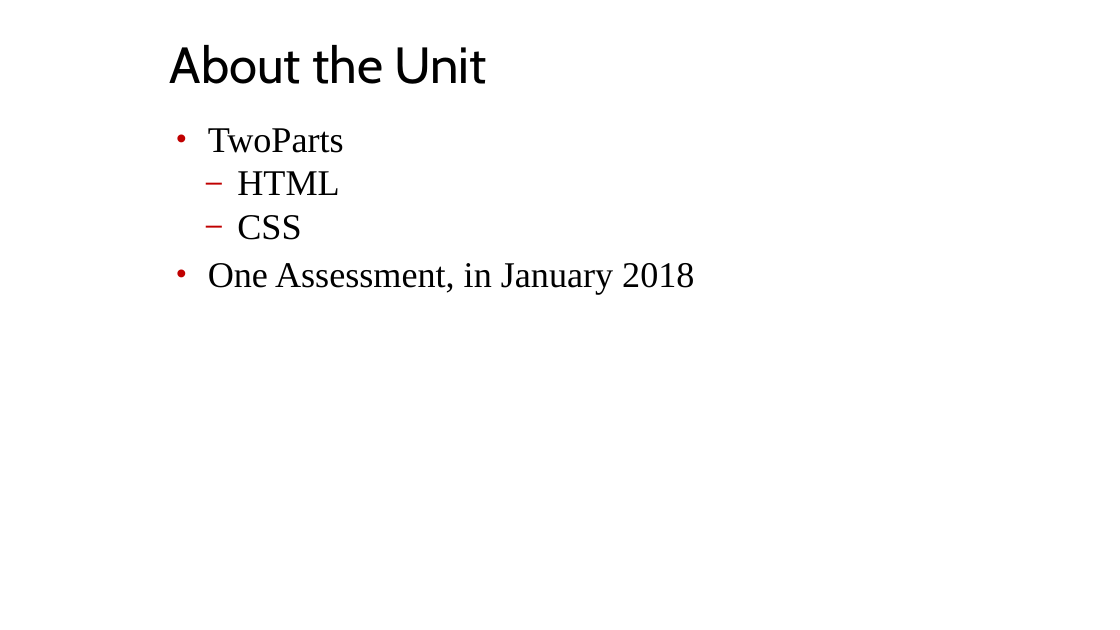
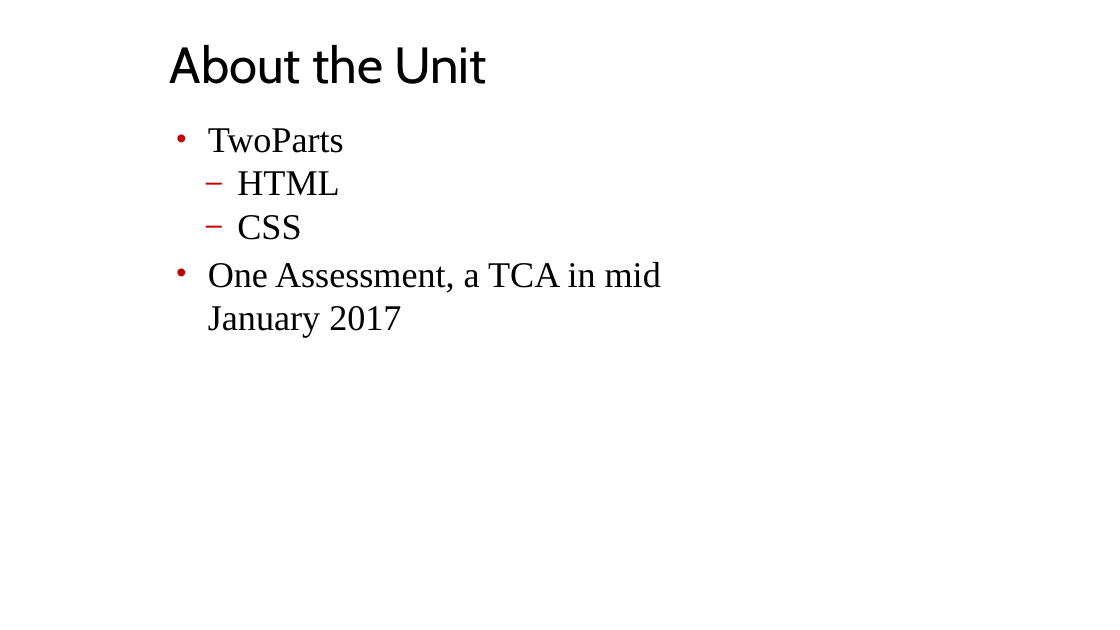
Before and after one commit to joeappleton18/cda400_2017, a slide deck: slide 3 of sessions/week2/slides.pptx. Drawn at 1120x630 pixels with LibreOffice and Linux fonts; fonts in the diff are those of the drawing. Boxes give left, top, right and bottom in pixels: in the first picture for what was removed or moved away, otherwise in the second. Text is boxed around its words. In the diff, an @@ line names an element or a change of style, - is before the commit and + after.

```diff
--- a/sessions/week2/slides.pptx
+++ b/sessions/week2/slides.pptx
@@ text at [208,262,661,338]: text changed @@
-    • One Assessment, in January 2018
+    • One Assessment, a TCA in mid January 2017
```
Also in this commit, not shown: 3 other slides changed, 2 slides removed, 8 other files.
